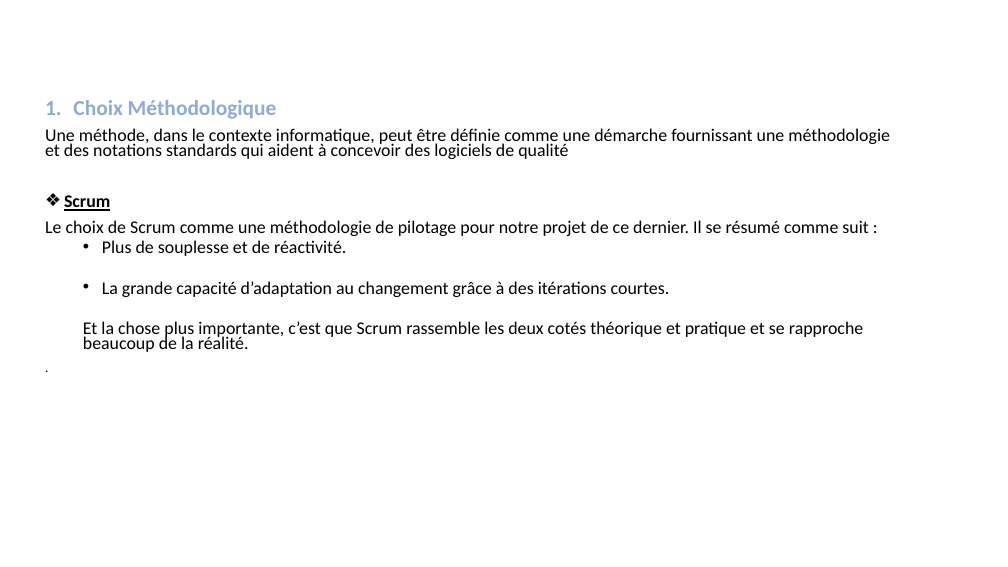
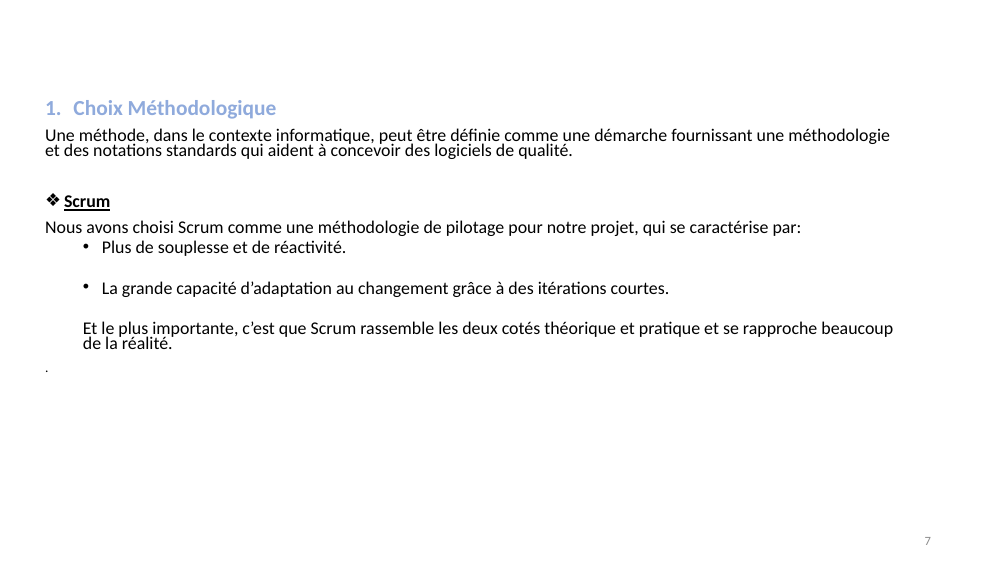
Before and after one commit to HabibAroua/Conception-la-mise-en-place-et-test-d-une-application-d-Internet-of-Mobile-Things, a slide deck: slide 7 of ppe-presentation.pptx. Drawn at 1008x567 pixels with LibreOffice and Linux fonts; fonts in the diff are those of the drawing. Boxes give left, top, right and bottom in pixels: in the first picture for what was removed or moved away, otherwise in the second. Text is boxed around its words. In the diff, an @@ line names an element or a change of style, - is before the commit and + after.

Commit message:
update the presentation

```diff
--- a/ppe-presentation.pptx
+++ b/ppe-presentation.pptx
@@ text at (x1=45, y1=128, x2=890, y2=159): text changed @@
-Une méthode, dans le contexte informatique, peut être définie comme une démarche fournissant une méthodologie et des notations standards qui aident à concevoir des logiciels de qualité
+Une méthode, dans le contexte informatique, peut être définie comme une démarche fournissant une méthodologie et des notations standards qui aident à concevoir des logiciels de qualité.
@@ text at (x1=45, y1=220, x2=802, y2=236): text changed @@
-Le choix de Scrum comme une méthodologie de pilotage pour notre projet de ce dernier. Il se résumé comme suit :
+Nous avons choisi Scrum comme une méthodologie de pilotage pour notre projet, qui se caractérise par:
@@ text at (x1=83, y1=321, x2=893, y2=349): text changed @@
-  Et la chose plus importante, c’est que Scrum rassemble les deux cotés théorique et pratique et se rapproche beaucoup de la réalité.
+  Et le plus importante, c’est que Scrum rassemble les deux cotés théorique et pratique et se rapproche beaucoup de la réalité.
@@ page number added at (x1=925, y1=537, x2=931, y2=545), 12 pt, text #8C8C8C @@
+7
```
Also in this commit, not shown: 34 other slides changed, 1 slide added, 1 slide removed.
